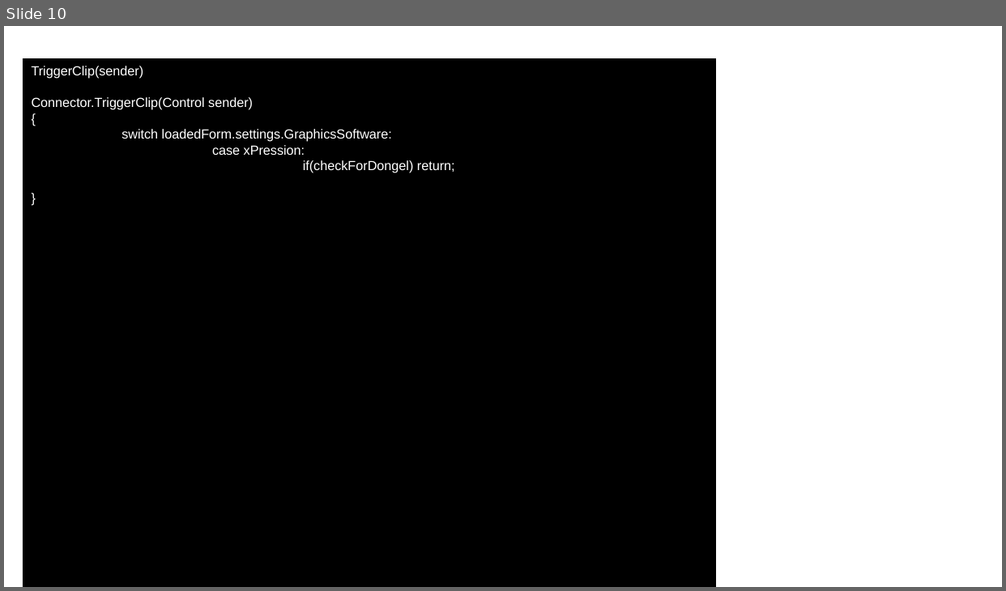
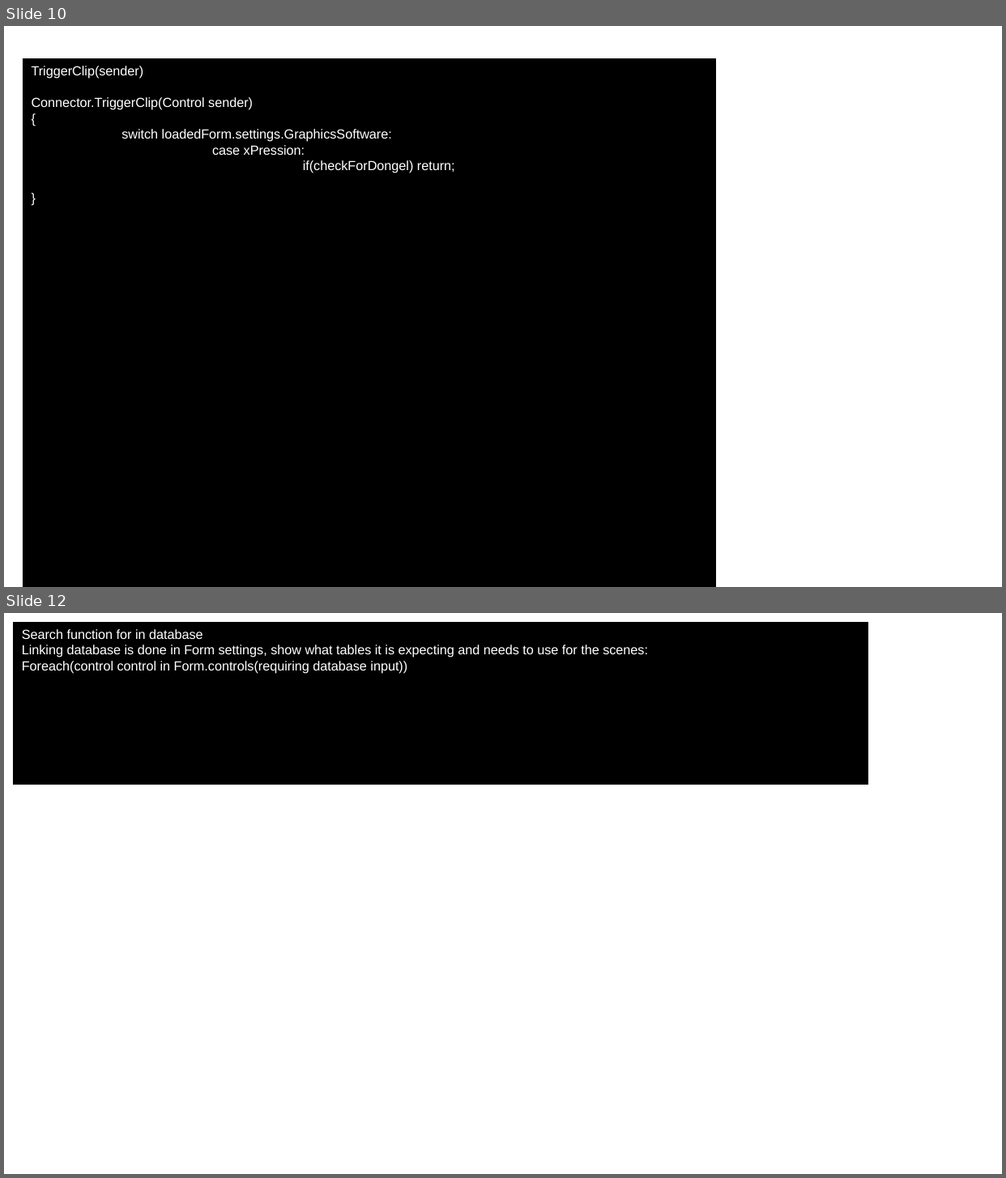
Before and after one commit to Uviloc/Operators_Solution, a slide deck: Connection/Uncompiled_Files/Project Structure.odp. Shown one above the other, each under a label of ours: slide 10 before the commit, slides 10 and 12 after it; the slides between them are not shown. The pictures are 1006x591 and 1006x1178 pixels, drawn with LibreOffice and Linux fonts; fonts in the diff are those of the drawing. Boxes give left, top, right and bottom in pixels: in the first picture for what was removed or moved away, otherwise in the second. Text is boxed around its words. In the diff, an @@ line names an element or a change of style, - is before the commit and + after.

Commit message:
Huge amount of problems with settings putting into the folder

```diff
--- a/Connection/Uncompiled_Files/Project Structure.odp
+++ b/Connection/Uncompiled_Files/Project Structure.odp
@@ slide 12 added at box(4, 613, 1002, 1174), background #FFFFFF @@
@@ rectangle added at box(13, 621, 870, 785), fill #000000, outline #FFFFFF 0 pt, 10.5 pt, text #FFFFFF @@
+Search function for in database
+Linking database is done in Form settings, show what tables it is expecting and needs to use for the scenes:
+Foreach(control control in Form.controls(requiring database input))
```
Also in this commit, not shown: 1 other slide added, 21 other files.
